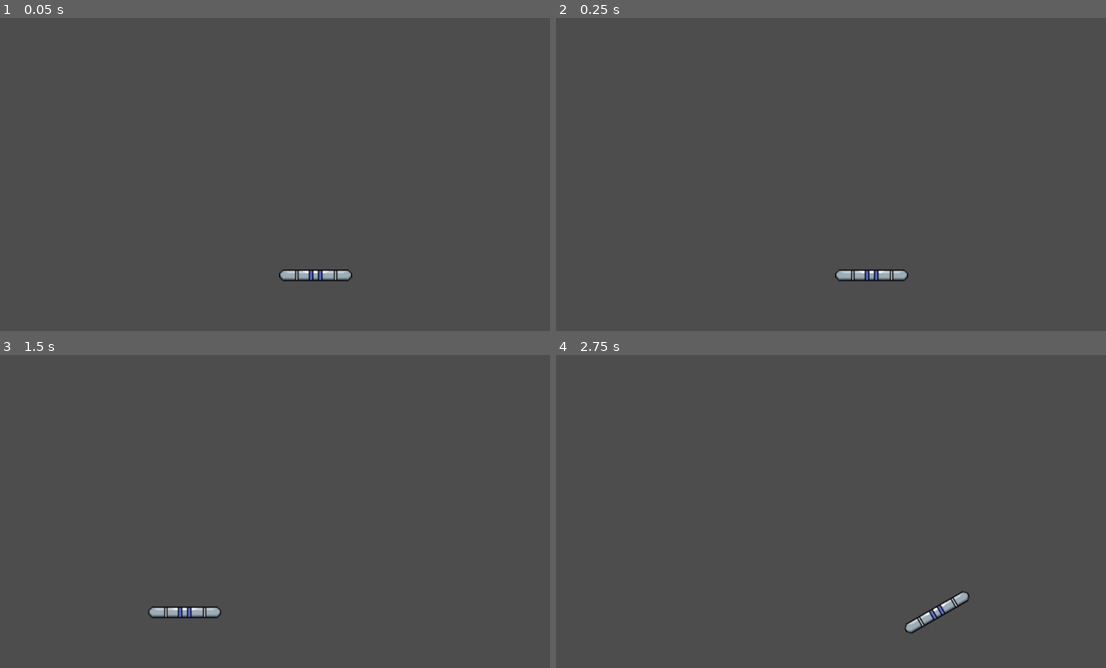
Above: before the commit, frames 1-4 (two rows, left to right).
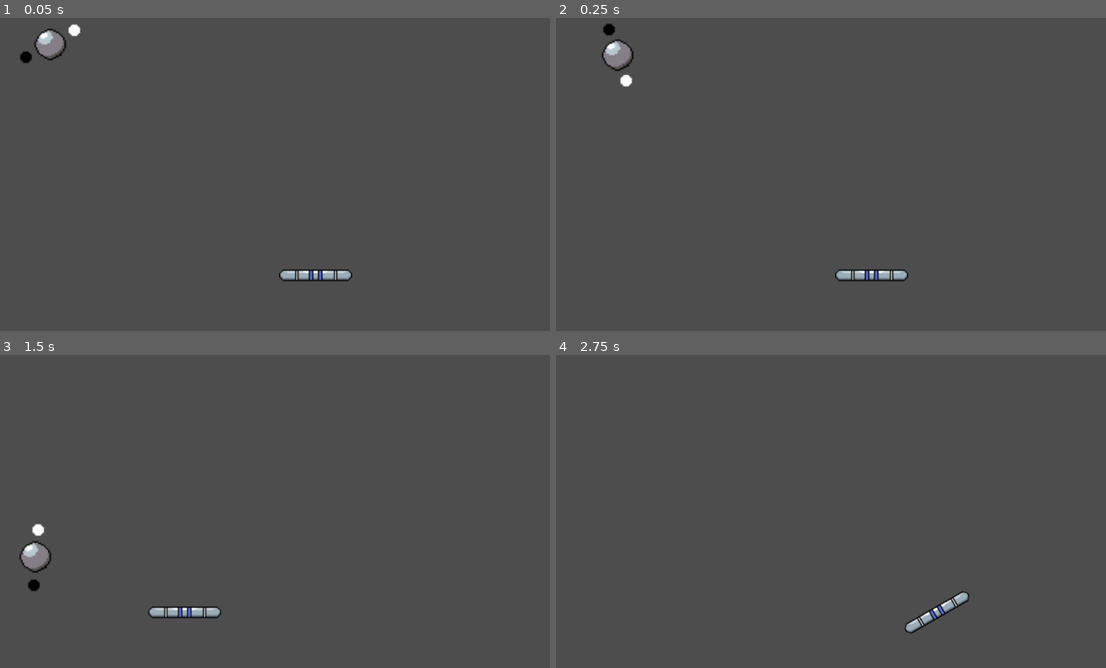
Above: after the commit, the same moments.

Repository: dommie123/Bullet_Hell
Game: Godot game, scene res://nodes/main.tscn
Same seed, same stepped clock (60 frames per second), same inputs: the game is played once before the commit and once after it.
Inputs (mouse positions are in pixels of both pictures, inside the frame that each line leads up to):
- Up to frame 1 (0.05 s): no input
- Up to frame 2 (0.25 s): no input
- Up to frame 3 (1.5 s): move the mouse to (313, 611) at 0.52 s; press the mouse at (313, 611) at 0.53 s; move the mouse to (187, 502) at 1.27 s; release the mouse at (187, 502) at 1.28 s; right-click (187, 502) at 1.35 s
- Up to frame 4 (2.75 s): move the mouse to (935, 401) at 2.02 s; press the mouse at (935, 401) at 2.03 s

The runs differ from the first frame. In frame 1, 0.5% of the frame differs, in the area x 3-15%, y 1-15%; in frame 2, 0.5%; in frame 3, 0.5%; in frame 4, nothing differs.

Commit message:
Added powerups, slightly improved enemies

Diff:
--- a/nodes/enemy.tscn
+++ b/nodes/enemy.tscn
@@ -146,8 +146,10 @@
 }]
 
 [node name="Enemy" type="Node2D"]
+position = Vector2(37, 33)
 script = ExtResource("1_m52gn")
 bullet_scene = ExtResource("2_yxds1")
+currentState = 1
 
 [node name="AnimatedSprite2D" type="AnimatedSprite2D" parent="."]
 scale = Vector2(2.5, 2.5)
--- a/nodes/enemy_spawner.tscn
+++ b/nodes/enemy_spawner.tscn
@@ -4,7 +4,7 @@
 [ext_resource type="PackedScene" uid="uid://eu3b6h326b4b" path="res://nodes/enemy.tscn" id="2_ciyst"]
 
 [node name="EnemySpawner" type="Node2D"]
-position = Vector2(-69, 44)
+position = Vector2(-234, 155)
 script = ExtResource("1_rapuo")
 enemyScene = ExtResource("2_ciyst")
 spawnOffset = Vector2(-100, -100)
--- /dev/null
+++ b/nodes/powerup.tscn
@@ -0,0 +1,38 @@
+[gd_scene load_steps=5 format=3 uid="uid://ct0s05l6kyqbn"]
+
+[ext_resource type="Script" path="res://scripts/powerup.gd" id="1_k7aib"]
+[ext_resource type="Texture2D" uid="uid://b3igfbpdfxye" path="res://assets/Powerup.png" id="2_mwn02"]
+
+[sub_resource type="SpriteFrames" id="SpriteFrames_kimbd"]
+animations = [{
+"frames": [{
+"duration": 1.0,
+"texture": ExtResource("2_mwn02")
+}],
+"loop": true,
+"name": &"default",
+"speed": 5.0
+}]
+
+[sub_resource type="CapsuleShape2D" id="CapsuleShape2D_ccyyl"]
+
+[node name="Powerup" type="Node2D"]
+position = Vector2(537, 48)
+script = ExtResource("1_k7aib")
+
+[node name="VisibleOnScreenNotifier2D" type="VisibleOnScreenNotifier2D" parent="."]
+
+[node name="AnimatedSprite2D" type="AnimatedSprite2D" parent="."]
+sprite_frames = SubResource("SpriteFrames_kimbd")
+
+[node name="Area2D" type="Area2D" parent="."]
+
+[node name="CollisionShape2D" type="CollisionShape2D" parent="Area2D"]
+shape = SubResource("CapsuleShape2D_ccyyl")
+
+[node name="CurseTimer" type="Timer" parent="."]
+wait_time = 5.0
+one_shot = true
+
+[connection signal="area_entered" from="Area2D" to="." method="_on_area_2d_area_entered"]
+[connection signal="timeout" from="CurseTimer" to="." method="_on_curse_timer_timeout"]
--- a/scripts/enemy.gd
+++ b/scripts/enemy.gd
@@ -49,7 +49,7 @@
 
 	timePassed += timeMultiplier * delta
 
-	if currentState == STATE.MOVING or currentState == STATE.MOVING_AND_SHOOTING:
+	if (currentState == STATE.MOVING or currentState == STATE.MOVING_AND_SHOOTING):
 		position = calc_pos(timePassed)
 
 	$BulletLauncher.rotation = 2 * PI + functions.ANGULAR_FUNCTIONS[0].call(timePassed)
--- /dev/null
+++ b/scripts/powerup.gd
@@ -0,0 +1,58 @@
+extends Node2D
+
+enum POWER_UP_TYPE {
+	MORE_DAMAGE = 1,
+	EXTRA_PIERCE = 2,
+	EXTRA_MOVE_SPEED = 3,
+	REFLECTED_SHOT_SIZE = 4,
+	UNLOCK_Y_MOVEMENT = 5,
+	SMALL_PLAYER_HITBOX = 6,
+	EXTRA_HIT = 7,
+}
+
+enum POWER_DOWN_TYPE {
+	REVERSE_CONTROLS = 1,
+	ENEMY_SPEED = 2,
+	ENEMY_INVISIBILITY = 3,
+	SCREEN_FLIP = 4,
+	ENEMY_SHOT_SPEED = 5
+}
+
+signal activate_powerup
+signal activate_curse
+
+var currentPowerup: POWER_UP_TYPE
+var currentCurse: POWER_DOWN_TYPE
+
+var fallSpeed: float
+
+
+# Called when the node enters the scene tree for the first time.
+func _ready():
+	fallSpeed = 100
+
+	var rngPowerup = randi_range(1, 7)
+	var rngCurse = randi_range(1, 5)
+
+	currentPowerup = rngPowerup
+	currentCurse = rngCurse
+
+
+# Called every frame. 'delta' is the elapsed time since the previous frame.
+func _process(delta):
+	# Make the powerup "fall slowly"
+	position.y += fallSpeed * delta
+
+
+func _on_area_2d_area_entered(area):
+	activate_powerup.emit(currentPowerup)
+
+	$Area2D.visible = false
+	$AnimatedSprite2D.visible = false
+
+	$CurseTimer.start()
+
+
+func _on_curse_timer_timeout():
+	activate_curse.emit(currentCurse)
+	queue_free()
Binary file added: assets/Powerup.png
Not shown, added: assets/Powerup.png.import
